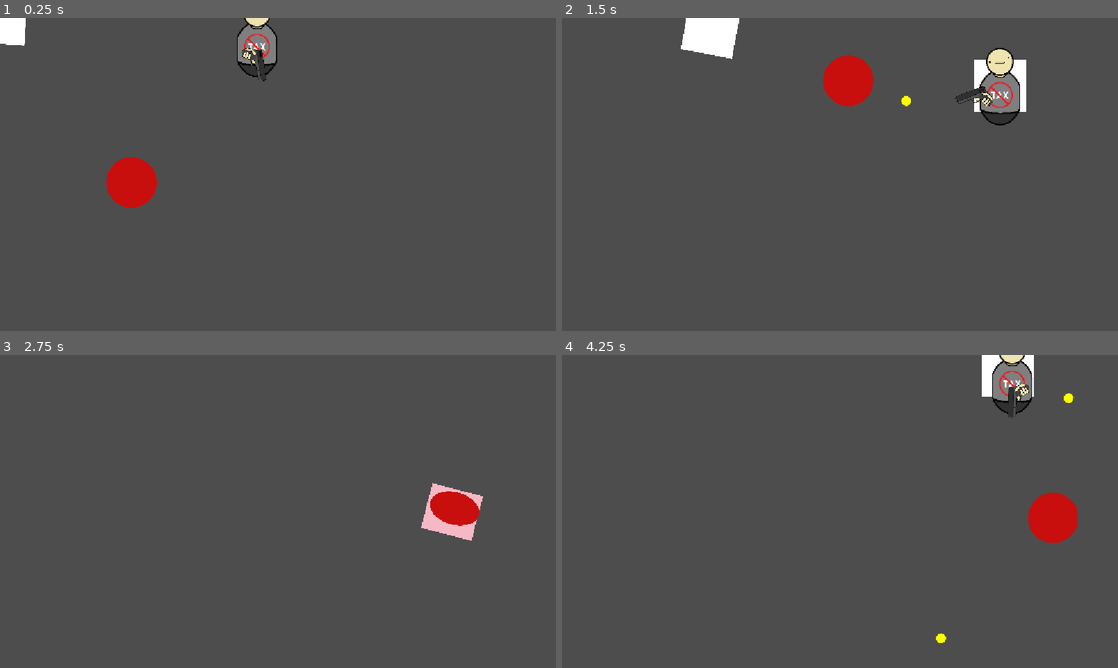
Above: before the commit, frames 1-4 (two rows, left to right).
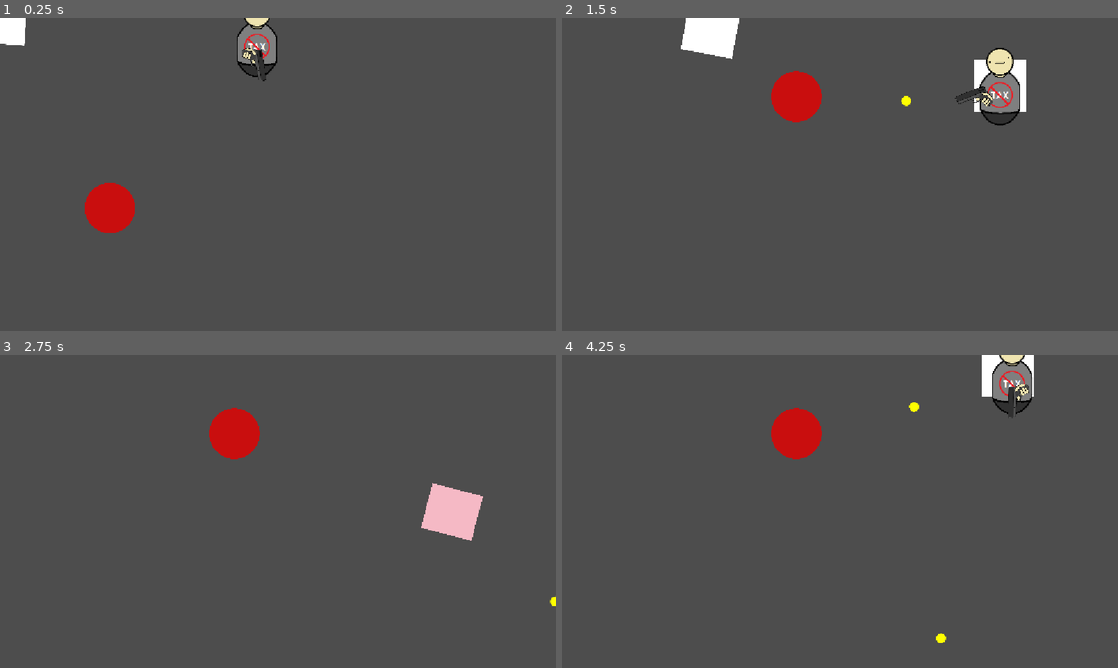
Above: after the commit, the same moments.

Repository: chiefpat450119/GMTK-2026
Game: Godot game, scene res://scenes/test/winter_test_scene.tscn
Two runs of this game, one before a commit and one after it. Both use one fixed random seed, a clock stepped at 60 frames per second and the inputs below. This scene is started directly instead of the project's main scene.
Inputs (mouse positions are in pixels of both pictures, inside the frame that each line leads up to):
- Up to frame 1 (0.25 s): no input
- Up to frame 2 (1.5 s): move the mouse to (962, 158) at 0.52 s; hold D (Right) 0.53-1.28 s; click (962, 158) at 0.6 s; move the mouse to (728, 190) at 1.27 s; hold S (Down) from 1.28 s (still down); click (728, 190) at 1.35 s
- Up to frame 3 (2.75 s): move the mouse to (333, 442) at 2.02 s; release S (Down) at 2.03 s; hold D (Right) from 2.03 s (still down); click (333, 442) at 2.1 s
- Up to frame 4 (4.25 s): move the mouse to (812, 574) at 2.77 s; release D (Right) at 2.78 s; hold W (Up) 2.78-3.53 s; click (812, 574) at 2.85 s; move the mouse to (1006, 558) at 3.52 s; hold A (Left) from 3.53 s (still down); click (1006, 558) at 3.6 s

The runs differ from the first frame. In frame 1, 1.8% of the frame differs, in the area x 15-29%, y 44-69%; in frame 2, 2.3%; in frame 3, 1.9%; in frame 4, 2.4%, in the area x 37-93%, y 12-60%.

Commit message:
Accelerate shooter movement

Diff:
--- a/scenes/entities/enemies/enemy.gd
+++ b/scenes/entities/enemies/enemy.gd
@@ -8,6 +8,22 @@
 func move_towards_player(speed_mul: float):
 	movement.move(get_to_player_vec().normalized() * speed_mul)
 
+# Eases velocity toward a target instead of snapping to it. accel_time is the
+# seconds to ramp up to full speed; decel_time is the seconds to coast back to a
+# stop when dir is zero. Times of 0 snap instantly.
+# Call every frame from _physics_process, passing a zero dir to coast to a stop.
+func accelerate(dir: Vector2, speed_mul: float, accel_time: float, decel_time: float, delta: float):
+	var max_speed := movement.speed_stat.current_val(movement.base_speed) * absf(speed_mul)
+	var target := dir.normalized() * max_speed * signf(speed_mul)
+	var ramp_time := accel_time if dir != Vector2.ZERO else decel_time
+	var rate := INF if ramp_time <= 0.0 else max_speed / ramp_time
+	velocity = velocity.move_toward(target, rate * delta)
+	move_and_slide()
+
+# Acceleration-based version of move_towards_player.
+func accelerate_towards_player(speed_mul: float, accel_time: float, decel_time: float, delta: float):
+	accelerate(get_to_player_vec(), speed_mul, accel_time, decel_time, delta)
+
 func get_to_player_vec() -> Vector2:
 	return player.global_position - global_position
 
--- a/scenes/entities/enemies/shooter.gd
+++ b/scenes/entities/enemies/shooter.gd
@@ -12,13 +12,12 @@
 @export var max_range: float  # Closes on the player outside this
 @export var sprite: Sprite2D
 @export var range_stat: Stat
-@export var accel: float
+@export var accel_time: float  # Seconds to reach full speed
+@export var decel_time: float  # Seconds to coast to a stop
 
 @onready var shoot_cooldown := Cooldown.new(shoot_interval)
 @onready var wait_period := Cooldown.new(wait_interval)
 @onready var base_scale_y: float = sprite.scale.y
-
-var move_dir: Vector2
 
 func _ready() -> void:
 	shoot_cooldown.start()
@@ -31,6 +30,10 @@
 	var dir := get_to_player_vec()
 	global_rotation = dir.angle()
 
+	# Desired move direction; stays zero when the enemy wants to hold position,
+	# so accelerate() eases the velocity down to a stop instead of cutting it.
+	var move_dir := Vector2.ZERO
+
 	if shoot_cooldown.is_done():
 		_shoot(dir)
 		wait_period.start()
@@ -40,9 +43,12 @@
 
 		var dist := dir.length()
 		if dist < range_stat.current_val(min_range):
-			movement.move(-dir.normalized())
+			move_dir = -dir
 		elif dist > range_stat.current_val(max_range):
-			move_towards_player(1)
+			move_dir = dir
+
+	# Called every frame so deceleration is applied even when move_dir is zero.
+	accelerate(move_dir, 1, accel_time, decel_time, delta)
 
 
 func _shoot(dir: Vector2) -> void:
--- a/scenes/entities/enemies/shooter_enemy.tscn
+++ b/scenes/entities/enemies/shooter_enemy.tscn
@@ -19,6 +19,8 @@
 max_range = 331.66
 sprite = NodePath("Sprite")
 range_stat = ExtResource("3_4vgcu")
+accel_time = 0.2
+decel_time = 0.3
 movement = NodePath("MovementComponent")
 atk = NodePath("AtkComponent")
 
--- a/scenes/test/winter_test_scene.tscn
+++ b/scenes/test/winter_test_scene.tscn
@@ -15,8 +15,9 @@
 [node name="ShooterEnemy" parent="." unique_id=1311473883 instance=ExtResource("3_ia5xm")]
 position = Vector2(192, 436)
 shoot_interval = 1.0
-wait_interval = 0.0
-accel = 10.0
+wait_interval = 1.2
+accel_time = 0.3
+decel_time = 0.2
 
 [node name="Enemy2" parent="." unique_id=1164396065 instance=ExtResource("4_xvwyp")]
 position = Vector2(464, -272)
